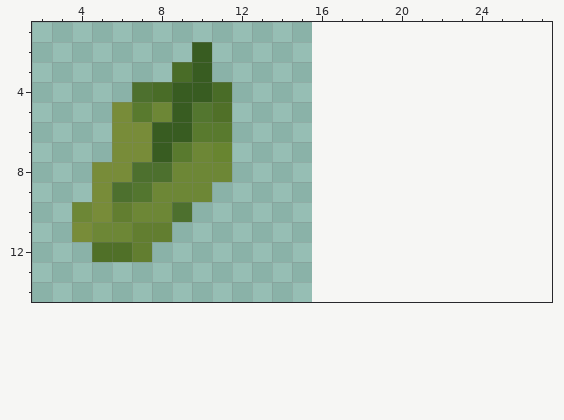
Pixel-art sprite: textures/particles/azalea_leaves.png. Above, as it was before the edit.
The file is 16x16 pixels. Colours within 5 levels of each other are drawn and written as one. Shown: x 2..27, y 1..14. The old version is drawn lined up with the new one, on the new canvas.
Once edited:
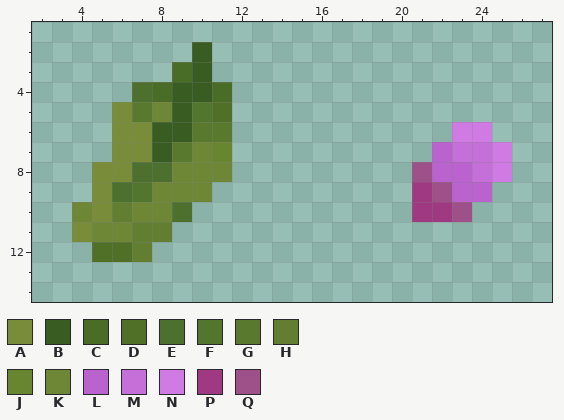
Palette (. is transparent): A #788c39  B #385c21  C #496c27  D #507028  E #4d702e  F #53762f  G #597a2e  H #627e30  J #688530  K #6d8736  L #ba62ce  M #c56fd9  N #d07be3  P #9f3982  Q #9e5088
Change:
{"change": "canvas 16x16 -> 32x16"}
{"y":6,"x":23,"old":"..","new":"NN"}
{"y":7,"x":22,"old":"....","new":"LMMN"}
{"y":8,"x":21,"old":".....","new":"QLLMN"}
{"y":9,"x":21,"old":"....","new":"PQLL"}
{"y":10,"x":21,"old":"...","new":"PPQ"}
{"label":"added","picture_box":[412,122,512,222]}
